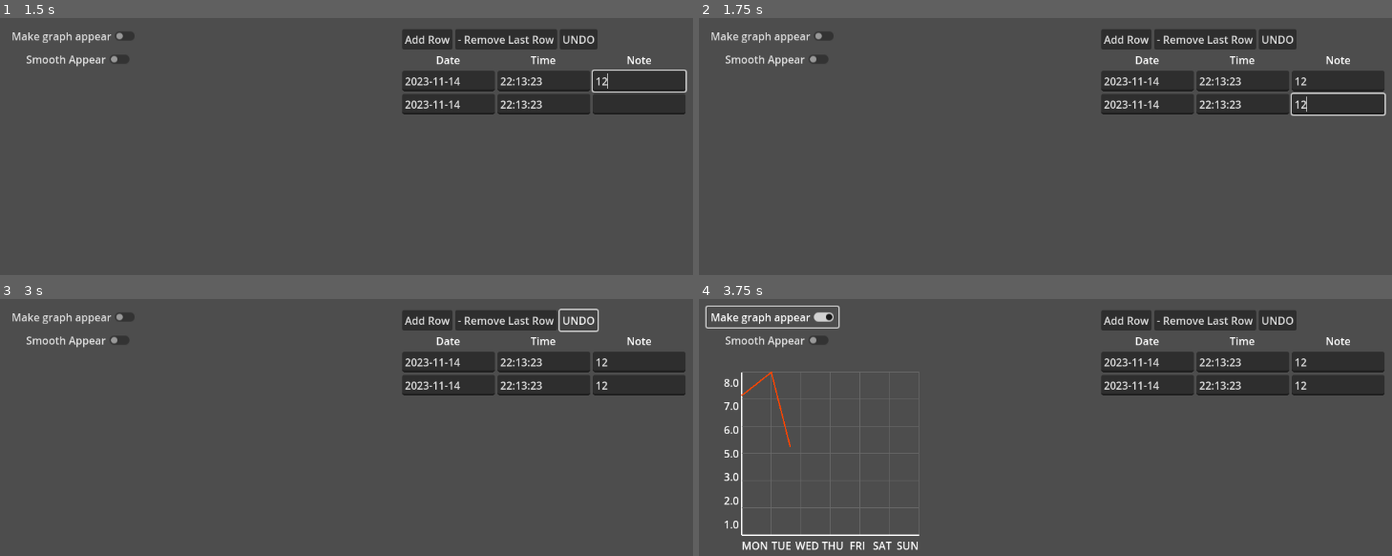
Above: before the commit, frames 1-4 (two rows, left to right).
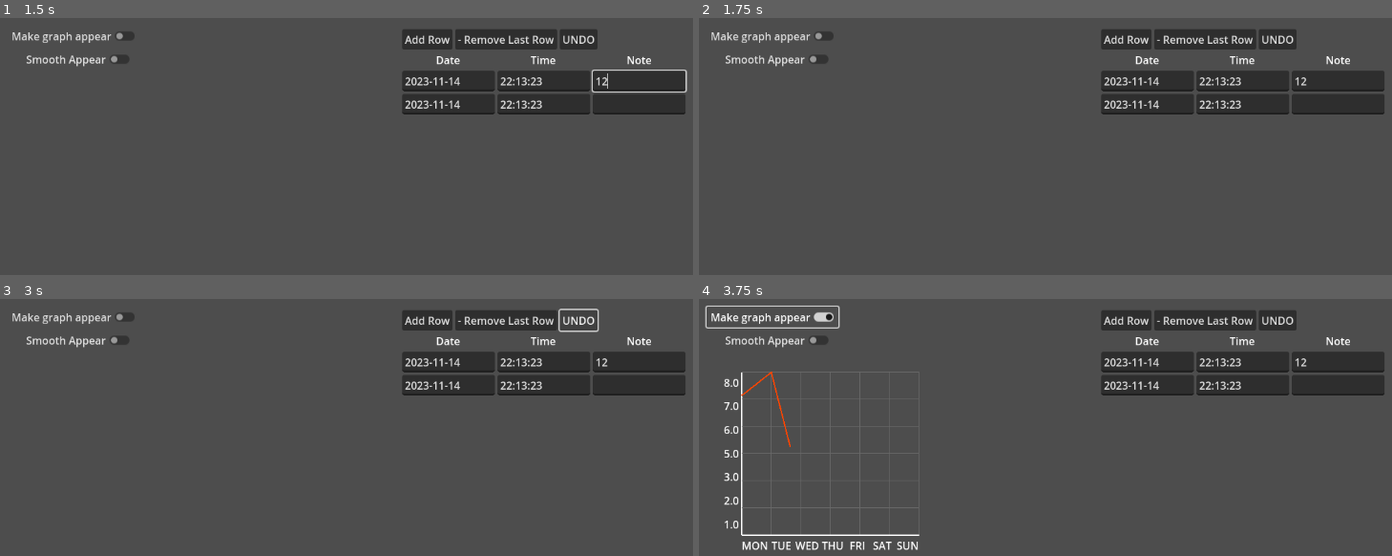
Above: after the commit, the same moments.

Repository: livshettles/habit-tracker
Game: Godot game, scene res://Tracker_App_Main.tscn
Two runs of this game, one before a commit and one after it. Both use one fixed random seed, a clock stepped at 60 frames per second and the inputs below.
Inputs (mouse positions are in pixels of both pictures, inside the frame that each line leads up to):
- Up to frame 1 (1.5 s): click "Add Row" at 0.5 s; click (637, 82) at 1.27 s; type "12" at 1.35 s
- Up to frame 2 (1.75 s): click (1336, 105) at 1.5 s; type "12" at 1.58 s
- Up to frame 3 (3 s): click "- Remove Last Row" at 2 s; click "UNDO" at 2.75 s
- Up to frame 4 (3.75 s): click "Make graph appear" at 3.5 s

Frame 1 is identical in both runs. In frame 2, 0.3% of the frame differs, in the area x 85-100%, y 28-39%; in frame 3, less than 0.1%; in frame 4, less than 0.1%.

Commit message:
Updating with a manual merge
Hi

Diff:
--- a/ggweight_v0/editable_table.gd
+++ b/ggweight_v0/editable_table.gd
@@ -5,26 +5,28 @@
 @onready var add_row_button = $Toolbar/AddRowButton
 @onready var remove_row_button = $Toolbar/RemoveRowButton
 @onready var undo_button = $Toolbar/UndoButton
+@onready var data_store = get_parent().get_node("DataStore")  # 👈 sibling node
 
 const NUM_COLUMNS := 3  # "Date", "Time", "Note"
 
-# Initial dummy data using helper functions
-var dummy_data := [
-	[get_current_date(), get_current_time(), ""]
-]
-
-var undo_stack: Array = []  # Previous states (max 15)
-
 func _ready():
+	# Setup column counts
 	header_grid.columns = NUM_COLUMNS
 	table_grid.columns = NUM_COLUMNS
+
 	_create_headers()
 
-	add_row_button.pressed.connect(_on_add_row_pressed)
-	remove_row_button.pressed.connect(_on_remove_row_pressed)
-	undo_button.pressed.connect(_on_undo_pressed)
+	# Connect UI buttons to the data store
+	add_row_button.pressed.connect(data_store.add_row)
+	remove_row_button.pressed.connect(data_store.remove_last_row)
+	undo_button.pressed.connect(data_store.undo)
 
+	# Refresh table whenever data changes
+	data_store.data_changed.connect(_refresh_table)
+
+	# Initial draw
 	_refresh_table()
+
 
 func _create_headers():
 	var headers = ["Date", "Time", "Note"]
@@ -35,20 +37,39 @@
 		label.custom_minimum_size = Vector2(140, 24)
 		header_grid.add_child(label)
 
+
 func _refresh_table():
+	# Clear previous UI
 	for child in table_grid.get_children():
 		child.queue_free()
 
-	for row in dummy_data.size():
+	var table_data = data_store.get_data()
+
+	for row in table_data.size():
 		for col in range(NUM_COLUMNS):
 			var input = LineEdit.new()
-			input.text = dummy_data[row][col]
+			print(table_data[row][col])
+			input.text = table_data[row][col]
 			input.size_flags_horizontal = Control.SIZE_EXPAND_FILL
 			input.custom_minimum_size = Vector2(140, 24)
 			input.set_meta("row", row)
 			input.set_meta("col", col)
+			#input.text_changed.connect(_on_cell_edited.bind(input))
 			input.focus_exited.connect(_on_focus_exited.bind(input))
 			table_grid.add_child(input)
+
+
+func _on_cell_edited(new_text: String, line_edit: LineEdit):
+	var row = line_edit.get_meta("row")
+	var col = line_edit.get_meta("col")
+	data_store.update_cell(row, col, new_text)
+
+
+
+func _release_all_lineedit_focus():
+	for child in table_grid.get_children():
+		if child is LineEdit and child.has_focus():
+			child.release_focus()
 
 func _on_focus_exited(line_edit: LineEdit):
 	if line_edit is LineEdit:
@@ -56,52 +77,12 @@
 		var col = line_edit.get_meta("col")
 		var new_text = line_edit.text
 
-		if dummy_data[row][col] != new_text:
-			_push_undo_state()
-			dummy_data[row][col] = new_text
-			print("Updated cell [", row, ",", col, "] to: ", new_text)
 
-func _on_add_row_pressed():
-	_release_all_lineedit_focus()
-	_push_undo_state()
+		if data_store.table_data[row][col] != new_text:
+			data_store.update_cell(row, col, new_text)
 
-	dummy_data.append([ get_current_date(), get_current_time(), ""])
-	_refresh_table()
 
-func _on_remove_row_pressed():
-	_release_all_lineedit_focus()
 
-	if dummy_data.size() > 0:
-		_push_undo_state()
-		dummy_data.pop_back()
-		_refresh_table()
-
-func _push_undo_state():
-	var snapshot = dummy_data.duplicate(true)
-	undo_stack.append(snapshot)
-	if undo_stack.size() > 15:
-		undo_stack.pop_front()
-
-func _on_undo_pressed():
-	if undo_stack.size() > 0:
-		dummy_data = undo_stack.pop_back()
-		_refresh_table()
-		print("Undo performed.")
-	else:
-		print("Nothing to undo.")
-
-func _release_all_lineedit_focus():
-	for child in table_grid.get_children():
-		if child is LineEdit and child.has_focus():
-			child.release_focus()
-
-func get_current_date() -> String:
-	var now = Time.get_datetime_dict_from_system()
-	return "%04d-%02d-%02d" % [now["year"], now["month"], now["day"]]
-
-func get_current_time() -> String:
-	var now = Time.get_datetime_dict_from_system()
-	return "%02d:%02d:%02d" % [now["hour"], now["minute"], now["second"]]
 
 # 🖱️ Lose focus when clicking outside
 func _unhandled_input(event):
@@ -111,9 +92,6 @@
 			var mouse_pos = get_viewport().get_mouse_position()
 			if not focus_owner.get_global_rect().has_point(mouse_pos):
 				focus_owner.release_focus()
-
-
-# --- Your original commented code preserved below ---
 
 #extends VBoxContainer
 #
@@ -128,80 +106,81 @@
 #var undo_stack: Array = []             # Previous states (max 15)
 #
 #func _ready():
-#	header_grid.columns = NUM_COLUMNS
-#	table_grid.columns = NUM_COLUMNS
-#	_create_headers()
+	#header_grid.columns = NUM_COLUMNS
+	#table_grid.columns = NUM_COLUMNS
+	#_create_headers()
 #
-#	add_row_button.pressed.connect(_on_add_row)
-#	remove_row_button.pressed.connect(_on_remove_row)
-#	undo_button.pressed.connect(_on_undo_pressed)
+	#add_row_button.pressed.connect(_on_add_row)
+	#remove_row_button.pressed.connect(_on_remove_row)
+	#undo_button.pressed.connect(_on_undo_pressed)
 #
-#	_add_row()  # Add initial row
+	#_add_row()  # Add initial row
 #
 #func _create_headers():
-#	var headers = ["Date", "Time", "Weight (kg)"]
-#	for header_text in headers:
-#		var label = Label.new()
-#		label.text = header_text
-#		label.custom_minimum_size = Vector2(140, 24)
-#		label.add_theme_font_size_override("font_size", 16)
-#		label.set("theme_override_constants/margin_top", 4)
-#		label.set("theme_override_constants/margin_bottom", 4)
-#		label.horizontal_alignment = HORIZONTAL_ALIGNMENT_CENTER
-#		header_grid.add_child(label)
+	#var headers = ["Date", "Time", "Weight (kg)"]
+	#for header_text in headers:
+		#var label = Label.new()
+		#label.text = header_text
+		#label.custom_minimum_size = Vector2(140, 24)
+		#label.add_theme_font_size_override("font_size", 16)
+		#label.set("theme_override_constants/margin_top", 4)
+		#label.set("theme_override_constants/margin_bottom", 4)
+		#label.horizontal_alignment = HORIZONTAL_ALIGNMENT_CENTER
+		#header_grid.add_child(label)
 #
 #func _on_add_row():
-#	_add_row()
+	#_add_row()
 #
 #func _on_remove_row():
-#	if table_data.size() > 0:
-#		_push_undo_state()
-#		table_data.pop_back()
-#		_refresh_table()
+	#if table_data.size() > 0:
+		#_push_undo_state()
+		#table_data.pop_back()
+		#_refresh_table()
 #
 #func _add_row():
-#	_push_undo_state()
-#	var now = Time.get_datetime_dict_from_system()
-#	var date = "%04d-%02d-%02d" % [now["year"], now["month"], now["day"]]
-#	var time = "%02d:%02d:%02d" % [now["hour"], now["minute"], now["second"]]
-#	table_data.append([date, time, ""])
-#	_refresh_table()
+	#_push_undo_state()
+	#var now = Time.get_datetime_dict_from_system()
+	#var date = "%04d-%02d-%02d" % [now["year"], now["month"], now["day"]]
+	#var time = "%02d:%02d:%02d" % [now["hour"], now["minute"], now["second"]]
+	#table_data.append([date, time, ""])
+	#_refresh_table()
 #
 #func _refresh_table():
-#	for child in table_grid.get_children():
-#		child.queue_free()
+	#for child in table_grid.get_children():
+		#child.queue_free()
 #
-#	for row in table_data.size():
-#		for col in range(NUM_COLUMNS):
-#			var input = LineEdit.new()
-#			input.text = table_data[row][col]
-#			input.size_flags_horizontal = Control.SIZE_EXPAND_FILL
-#			input.custom_minimum_size = Vector2(140, 24)
-#			input.set_meta("row", row)
-#			input.set_meta("col", col)
-#			input.text_changed.connect(_on_cell_edited.bind(input))
-#			table_grid.add_child(input)
+	#for row in table_data.size():
+		#for col in range(NUM_COLUMNS):
+			#var input = LineEdit.new()
+			#input.text = table_data[row][col]
+			#input.size_flags_horizontal = Control.SIZE_EXPAND_FILL
+			#input.custom_minimum_size = Vector2(140, 24)
+			#input.set_meta("row", row)
+			#input.set_meta("col", col)
+			#input.text_changed.connect(_on_cell_edited.bind(input))
+			#table_grid.add_child(input)
 #
 #func _on_cell_edited(new_text: String, line_edit: LineEdit):
-#	var row = line_edit.get_meta("row")
-#	var col = line_edit.get_meta("col")
+	#var row = line_edit.get_meta("row")
+	#var col = line_edit.get_meta("col")
 #
-#	# Save undo only if value changed
-#	if table_data[row][col] != new_text:
-#		_push_undo_state()
-#		table_data[row][col] = new_text
-#		print("Updated cell [", row, ",", col, "] to: ", new_text)
+	## Save undo only if value changed
+	#if table_data[row][col] != new_text:
+		#_push_undo_state()
+		#table_data[row][col] = new_text
+		#print("Updated cell [", row, ",", col, "] to: ", new_text)
+#
 #
 #func _push_undo_state():
-#	var snapshot = table_data.duplicate(true)  # Deep copy
-#	undo_stack.append(snapshot)
-#	if undo_stack.size() > 15:
-#		undo_stack.pop_front()  # Keep only last 15
+	#var snapshot = table_data.duplicate(true)  # Deep copy
+	#undo_stack.append(snapshot)
+	#if undo_stack.size() > 15:
+		#undo_stack.pop_front()  # Keep only last 15
 #
 #func _on_undo_pressed():
-#	if undo_stack.size() > 0:
-#		table_data = undo_stack.pop_back()
-#		_refresh_table()
-#		print("Undo performed.")
-#	else:
-#		print("Nothing to undo.")
+	#if undo_stack.size() > 0:
+		#table_data = undo_stack.pop_back()
+		#_refresh_table()
+		#print("Undo performed.")
+	#else:
+		#print("Nothing to undo.")
